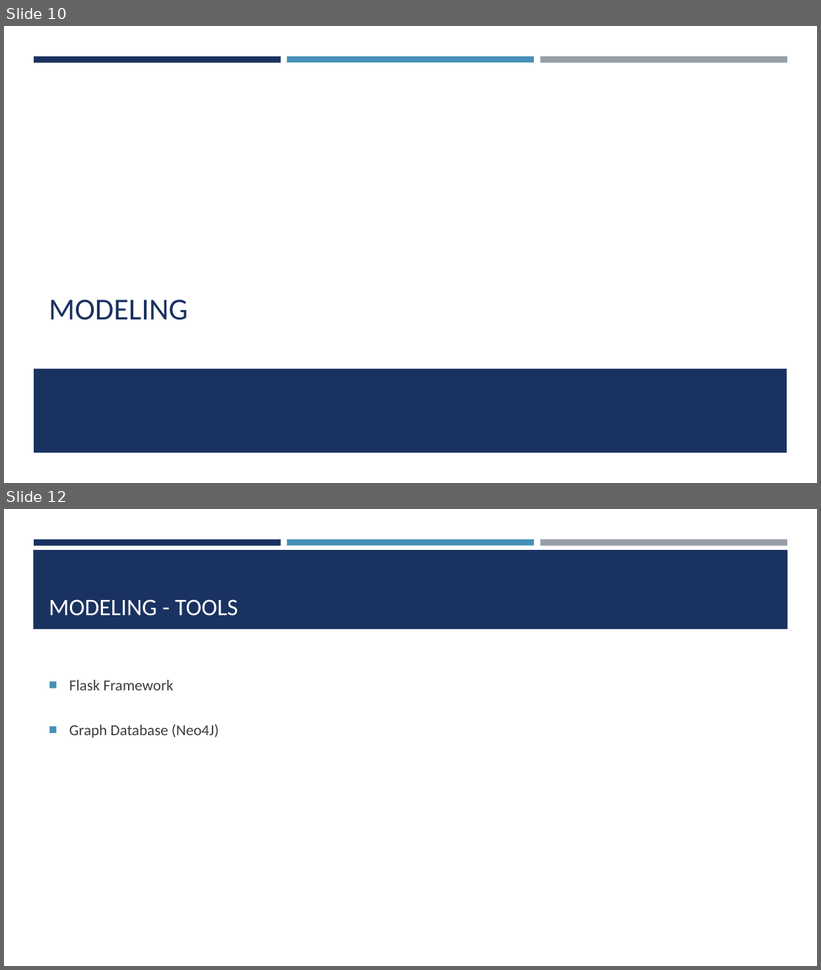
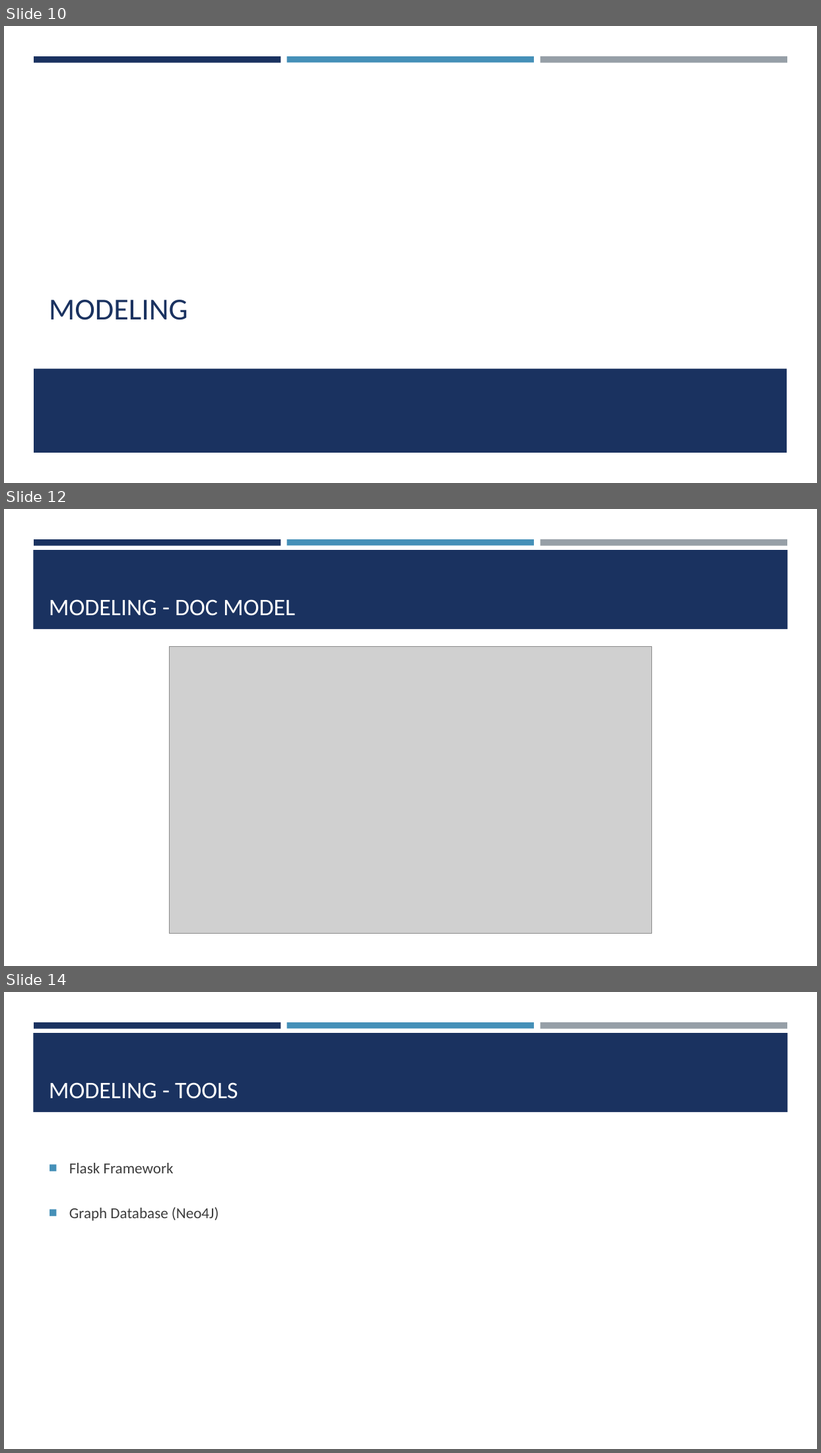
Before and after one commit to seakmengc/find_me, a slide deck: docs/find_me.pptx. Shown one above the other, each under a label of ours: slides 10 and 12 before the commit, slides 10, 12 and 14 after it; the slides between them are not shown. The pictures are 821x970 and 821x1453 pixels, drawn with LibreOffice and Linux fonts; fonts in the diff are those of the drawing; grey boxes stand for pictures. Boxes give left, top, right and bottom in pixels: in the first picture for what was removed or moved away, otherwise in the second. Text is boxed around its words. In the diff, an @@ line names an element or a change of style, - is before the commit and + after.

```diff
--- a/docs/find_me.pptx
+++ b/docs/find_me.pptx
@@ slide 12 added at (4,509,817,966), background #FFFFFF; not listed: 4 template elements that a slide beside it also shows @@
@@ title added at (49,599,295,616), 28 pt, text #FFFFFF @@
+MODELING - DOC MODEL
@@ picture added at (169,647,652,934) @@
@@ what was slide 12 is now slide 14 @@
```
Also in this commit, not shown: 3 slides changed, 3 other slides added, 5 slides removed, 4 other files.
